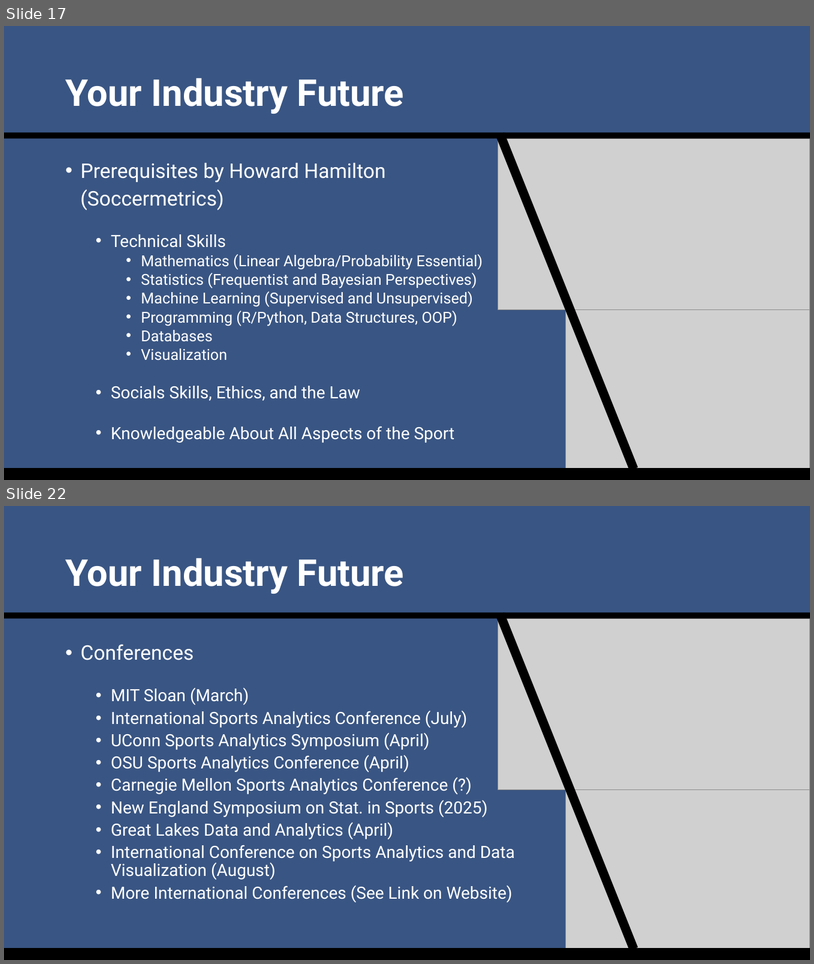
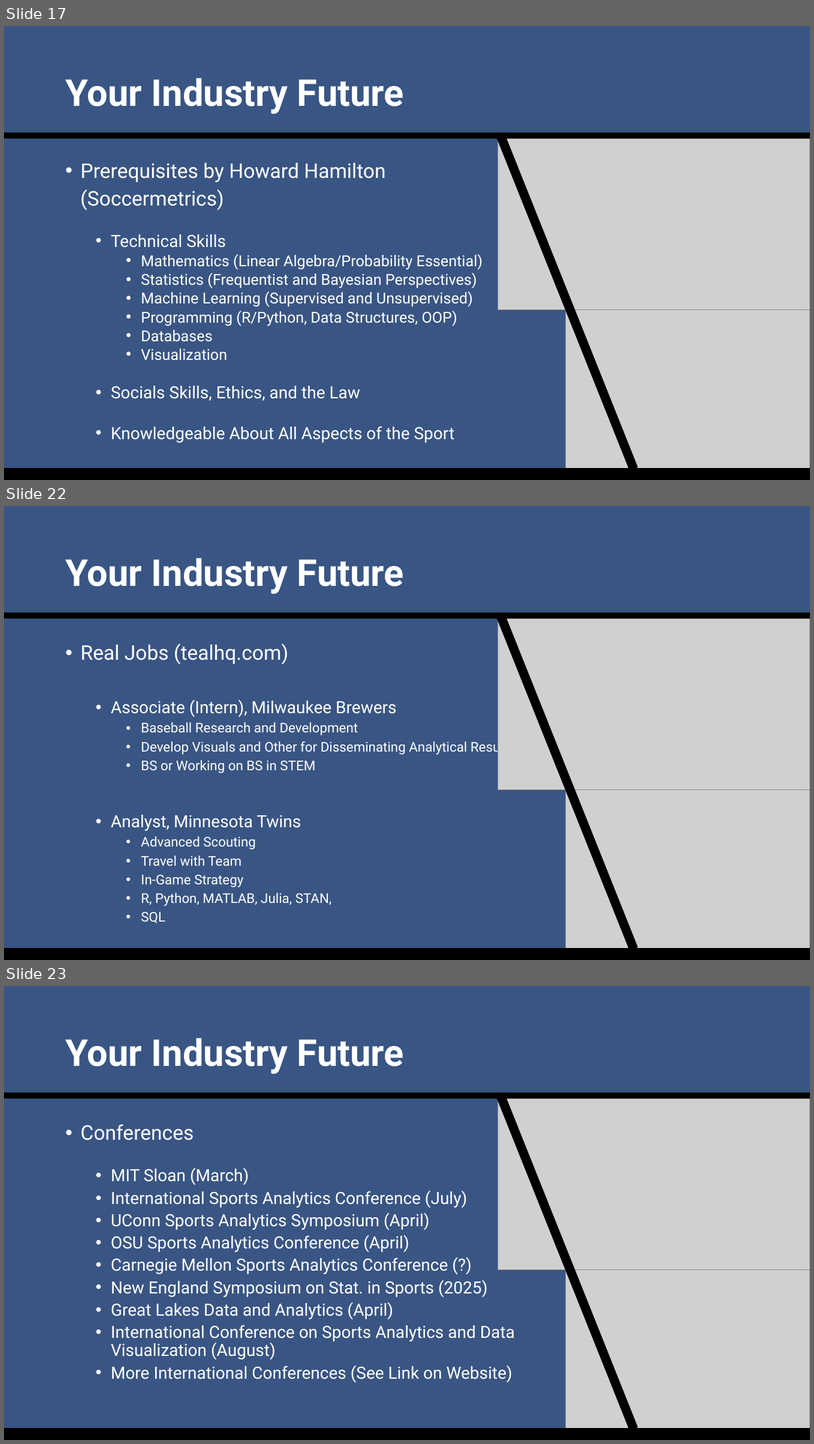
Before and after one commit to SuperMarioGiacomazzo/STOR538_WEBSITE, a slide deck: Slides/Sports Analytics 3/Sports_Analytics_3_Lecture.pptx. Shown one above the other, each under a label of ours: slides 17 and 22 before the commit, slides 17, 22 and 23 after it; the slides between them are not shown. The pictures are 814x964 and 814x1444 pixels, drawn with LibreOffice and Linux fonts; fonts in the diff are those of the drawing; grey boxes stand for pictures. Boxes give left, top, right and bottom in pixels: in the first picture for what was removed or moved away, otherwise in the second. Text is boxed around its words. In the diff, an @@ line names an element or a change of style, - is before the commit and + after.

```diff
--- a/Slides/Sports Analytics 3/Sports_Analytics_3_Lecture.pptx
+++ b/Slides/Sports Analytics 3/Sports_Analytics_3_Lecture.pptx
@@ slide 22 added at (4,506,810,960), background #395583 @@
@@ title added at (65,558,404,594), 44 pt, text #FFFFFF, bold @@
+Your Industry Future
@@ rectangle added at (4,612,810,619), fill #000000 @@
@@ rectangle added at (496,612,638,951), fill #000000 @@
@@ picture added at (498,619,810,790) @@
@@ text added at (81,643,515,923), 16 pt, text #FFFFFF @@
+• Real Jobs (tealhq.com)
+  • Associate (Intern), Milwaukee Brewers
+    • Baseball Research and Development
+    • Develop Visuals and Other for Disseminating Analytical Results
+    • BS or Working on BS in STEM
+  • Analyst, Minnesota Twins
+    • Advanced Scouting
+    • Travel with Team
+    • In-Game Strategy
+    • R, Python, MATLAB, Julia, STAN,
+    • SQL
@@ picture added at (566,789,810,960) @@
@@ rectangle added at (4,948,810,960), fill #000000 @@
@@ what was slide 22 is now slide 23 @@
```
Also in this commit, not shown: 9 slides changed, 3 other files.
